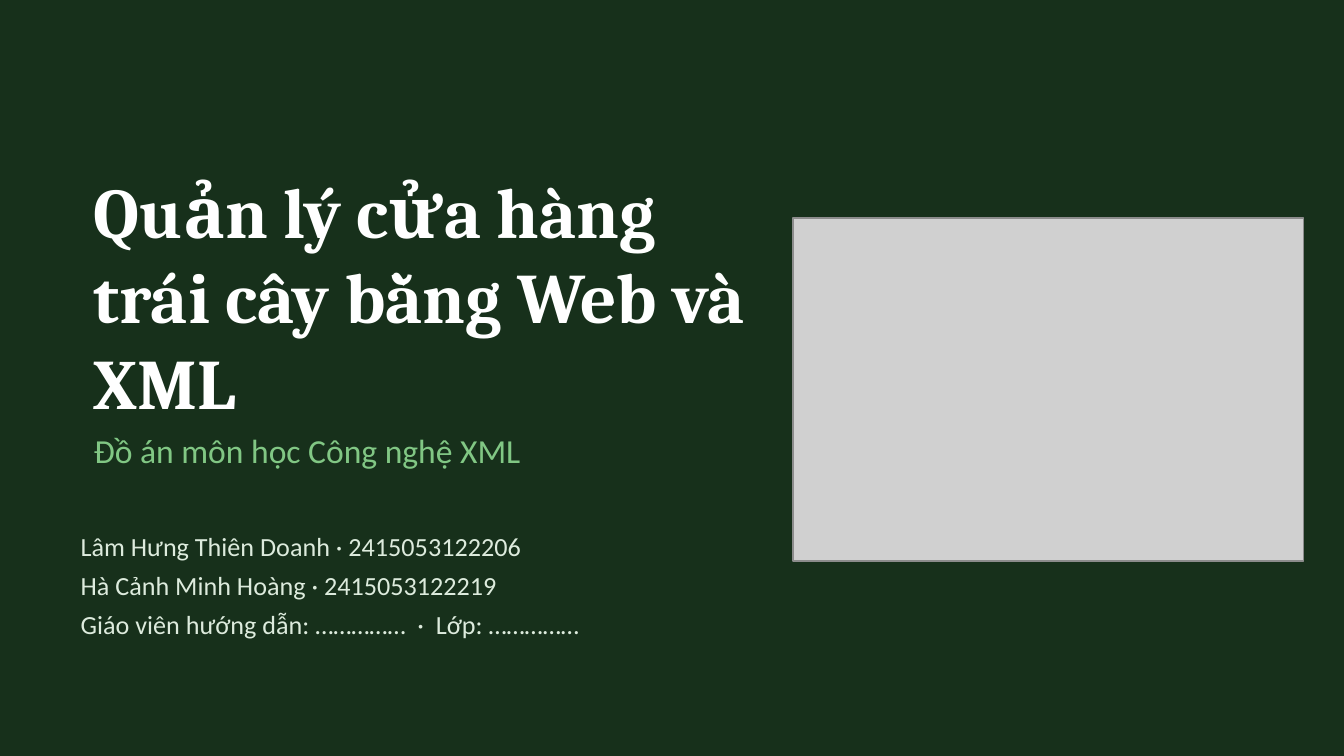
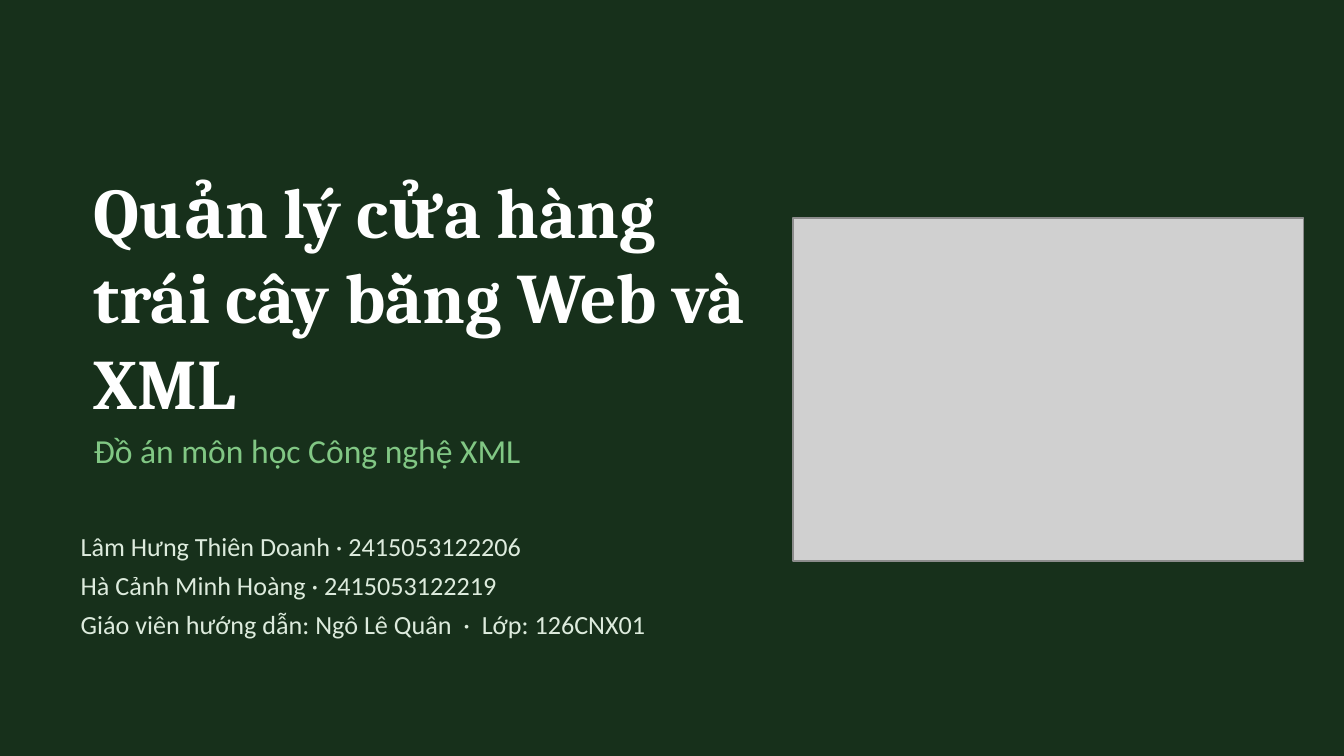
Before and after one commit to hacanhminhhoang/QuanLyCuaHangTraiCayXML, a slide deck: slide 1 of BaoCao/Slide_BTL_XML_QuanLyCuaHangTraiCay.pptx. Drawn at 1344x756 pixels with LibreOffice and Linux fonts; fonts in the diff are those of the drawing; grey boxes stand for pictures. Boxes give left, top, right and bottom in pixels: in the first picture for what was removed or moved away, otherwise in the second. Text is boxed around its words. In the diff, an @@ line names an element or a change of style, - is before the commit and + after.

```diff
--- a/BaoCao/Slide_BTL_XML_QuanLyCuaHangTraiCay.pptx
+++ b/BaoCao/Slide_BTL_XML_QuanLyCuaHangTraiCay.pptx
@@ text at (81,613,646,639): text changed @@
-Giáo viên hướng dẫn: …………… · Lớp: ……………
+Giáo viên hướng dẫn: Ngô Lê Quân · Lớp: 126CNX01
```
Also in this commit, not shown: 1 other slide changed.
